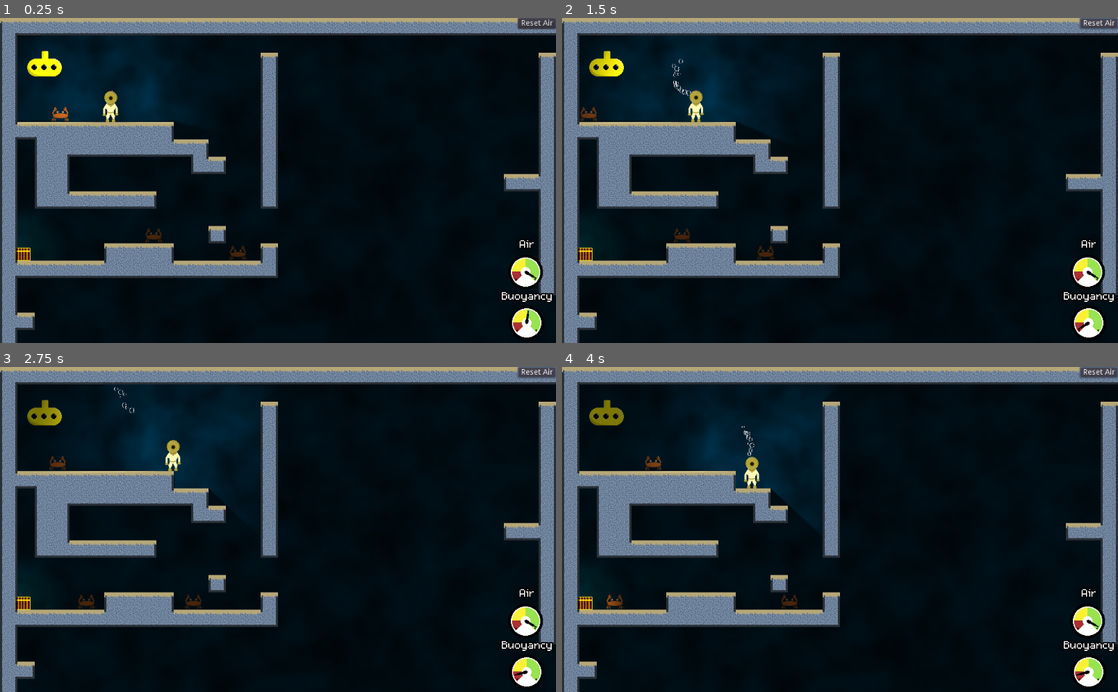
Above: before the commit, frames 1-4 (two rows, left to right).
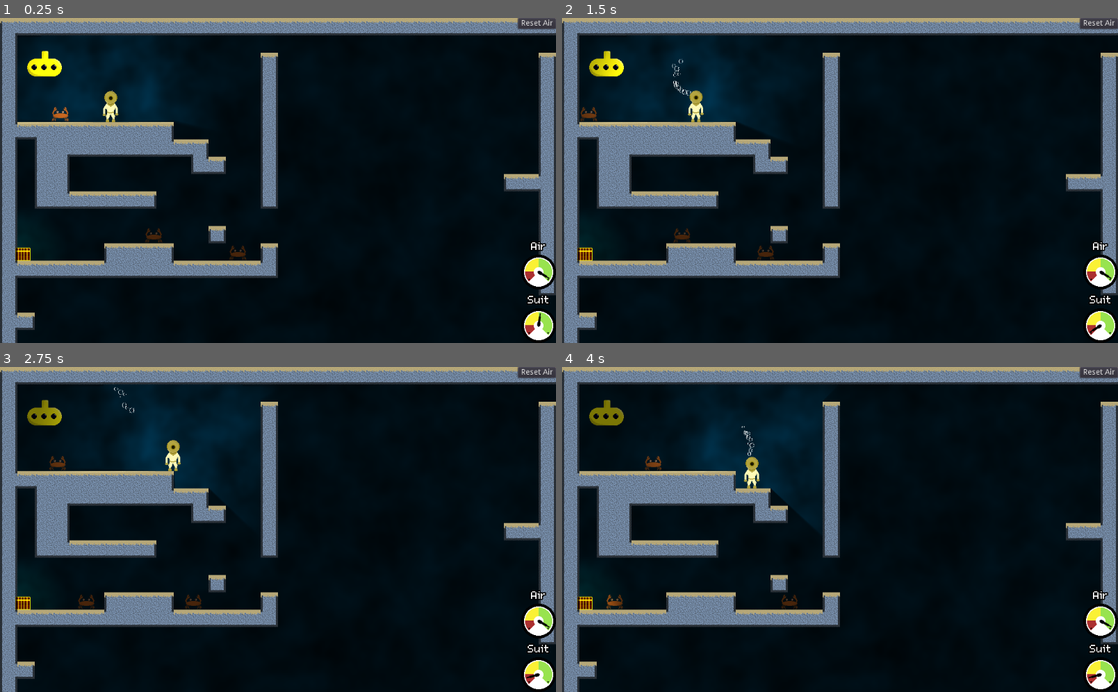
Above: after the commit, the same moments.

Repository: bengosney/diver
Game: Godot game, scene res://Main.tscn
The game is run twice, just before and just after one commit, with the same random seed, the same clock (stepped at 60 frames per second) and the same inputs.
Inputs:
- Up to frame 1 (0.25 s): no input
- Up to frame 2 (1.5 s): hold Right (walk_right) 0.53-1.25 s; hold Down (buoyancy_dec) 0.53-1.25 s; click "Reset Air" at 1.25 s
- Up to frame 3 (2.75 s): hold Right (walk_right) from 2.03 s (still down); tap Up (buoyancy_inc) at 2.1 s
- Up to frame 4 (4 s): release Right (walk_right) at 2.78 s; hold Left (walk_left) 2.78-3.53 s; hold Down (buoyancy_dec) 2.78-3.53 s; hold Right (walk_right) from 3.53 s (still down); tap Up (buoyancy_inc) at 3.6 s

The runs differ from the first frame. In frame 1, 1.4% of the frame differs, in the area x 90-100%, y 68-100%; in frame 2, 1.5%; in frame 3, 1.5%, in the area x 90-100%, y 0-100%; in frame 4, 1.5%.

Commit message:
Better hud

Diff:
--- a/Gauge/Gauge.gd
+++ b/Gauge/Gauge.gd
@@ -13,7 +13,7 @@
 
 
 func move():
-	$Needle.rotation_degrees = max(_min, min(_max, _get_mapped_value()))
+	$Container/Needle.rotation_degrees = max(_min, min(_max, _get_mapped_value()))
 
 
 func _ready():
--- a/Gauge/Gauge.tscn
+++ b/Gauge/Gauge.tscn
@@ -20,14 +20,24 @@
 "speed": 5.0
 } ]
 
-[node name="Gauge" type="Control"]
+[node name="Gauge" type="CenterContainer"]
+margin_right = 64.0
+margin_bottom = 64.0
+rect_min_size = Vector2( 64, 64 )
 script = ExtResource( 3 )
 __meta__ = {
 "_edit_use_anchors_": false
 }
 
-[node name="Background" type="AnimatedSprite" parent="."]
+[node name="Container" type="Control" parent="."]
+margin_right = 64.0
+margin_bottom = 64.0
+rect_min_size = Vector2( 64, 64 )
+
+[node name="Background" type="AnimatedSprite" parent="Container"]
+position = Vector2( 32, 32 )
 frames = SubResource( 1 )
 
-[node name="Needle" type="AnimatedSprite" parent="."]
+[node name="Needle" type="AnimatedSprite" parent="Container"]
+position = Vector2( 32, 32 )
 frames = SubResource( 2 )
--- a/HUD/HUD.gd
+++ b/HUD/HUD.gd
@@ -4,17 +4,17 @@
 
 
 func set_buoyancy(buoyancy):
-	$Buoyancy.set_value(buoyancy)
+	$Container/Buoyancy.set_value(buoyancy)
 
 
 func setup(min_buoyancy, max_buoyancy, max_air):
-	$Air.set_max(max_air)
-	$Buoyancy.set_min(min_buoyancy)
-	$Buoyancy.set_max(max_buoyancy)
+	$Container/Air.set_max(max_air)
+	$Container/Buoyancy.set_min(min_buoyancy)
+	$Container/Buoyancy.set_max(max_buoyancy)
 
 
 func set_air(air):
-	$Air.set_value(air)
+	$Container/Air.set_value(air)
 
 
 func _on_reset_button_pressed():
--- a/HUD/HUD.tscn
+++ b/HUD/HUD.tscn
@@ -26,41 +26,50 @@
 "_edit_use_anchors_": false
 }
 
-[node name="Air" parent="." instance=ExtResource( 2 )]
-margin_left = 968.0
-margin_top = 469.0
-margin_right = 968.0
-margin_bottom = 469.0
-
-[node name="Buoyancy" parent="." instance=ExtResource( 2 )]
-margin_left = 970.0
-margin_top = 563.0
-margin_right = 970.0
-margin_bottom = 563.0
-
-[node name="AirLabel" type="RichTextLabel" parent="."]
-margin_left = 957.0
-margin_top = 402.0
-margin_right = 1107.0
-margin_bottom = 452.0
-rect_clip_content = false
-theme = SubResource( 2 )
-text = "Air"
+[node name="Container" type="VBoxContainer" parent="."]
+anchor_left = 1.0
+anchor_right = 1.0
+anchor_bottom = 1.0
+margin_left = -64.0
+alignment = 2
 __meta__ = {
 "_edit_use_anchors_": false
 }
 
-[node name="BuoyancyLabel" type="RichTextLabel" parent="."]
-margin_left = 924.0
-margin_top = 498.0
-margin_right = 1164.0
-margin_bottom = 553.0
+[node name="AirLabel" type="RichTextLabel" parent="Container"]
+margin_top = 406.0
+margin_right = 64.0
+margin_bottom = 433.0
 rect_clip_content = false
 theme = SubResource( 2 )
-text = "Buoyancy
-"
+bbcode_enabled = true
+bbcode_text = "[center]Air[/center]"
+text = "Air"
+fit_content_height = true
 __meta__ = {
 "_edit_use_anchors_": false
 }
 
+[node name="Air" parent="Container" instance=ExtResource( 2 )]
+margin_top = 437.0
+margin_bottom = 501.0
+
+[node name="BuoyancyLabel" type="RichTextLabel" parent="Container"]
+margin_top = 505.0
+margin_right = 64.0
+margin_bottom = 532.0
+rect_clip_content = false
+theme = SubResource( 2 )
+bbcode_enabled = true
+bbcode_text = "[center]Suit[/center]"
+text = "Suit"
+fit_content_height = true
+__meta__ = {
+"_edit_use_anchors_": false
+}
+
+[node name="Buoyancy" parent="Container" instance=ExtResource( 2 )]
+margin_top = 536.0
+margin_bottom = 600.0
+
 [connection signal="pressed" from="reset_button" to="." method="_on_reset_button_pressed"]
